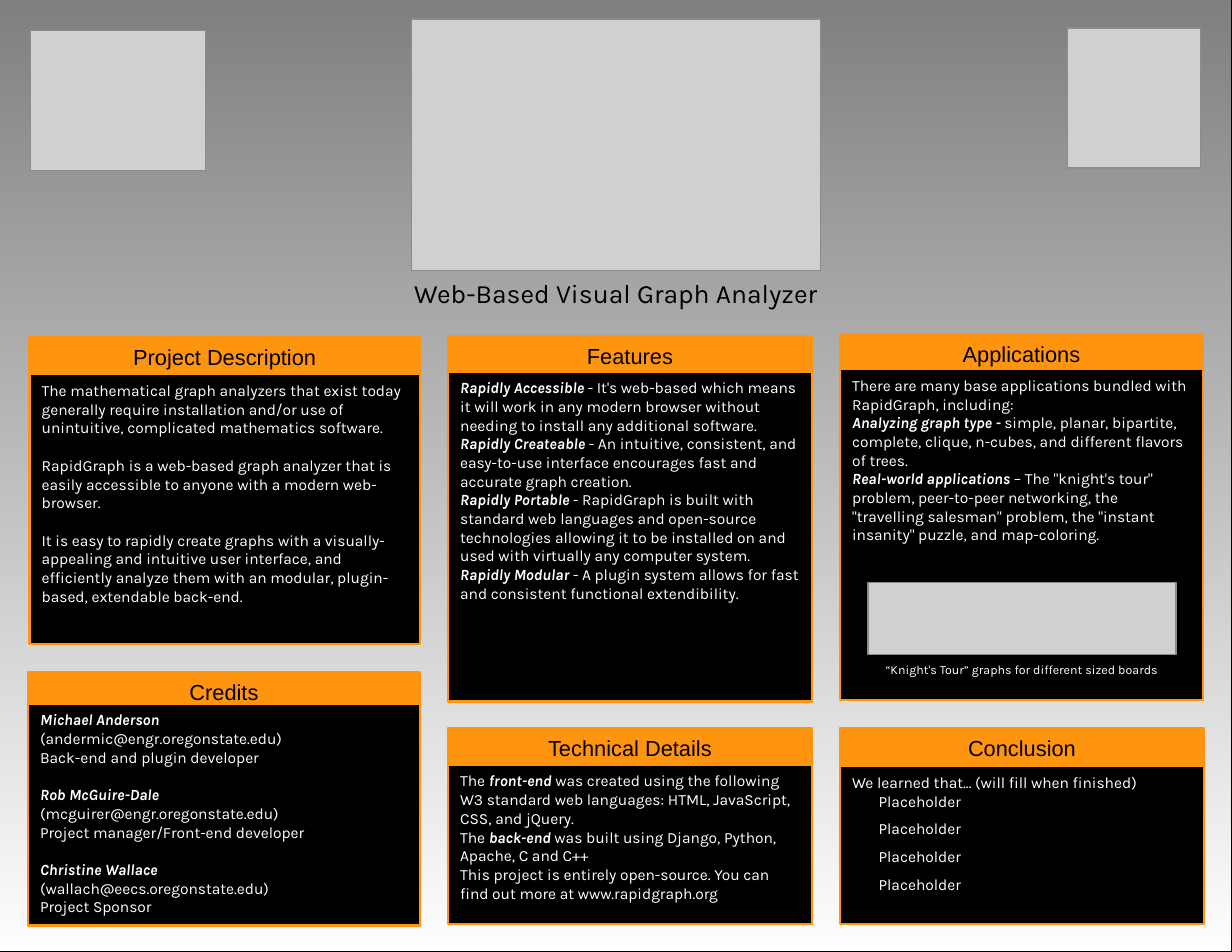
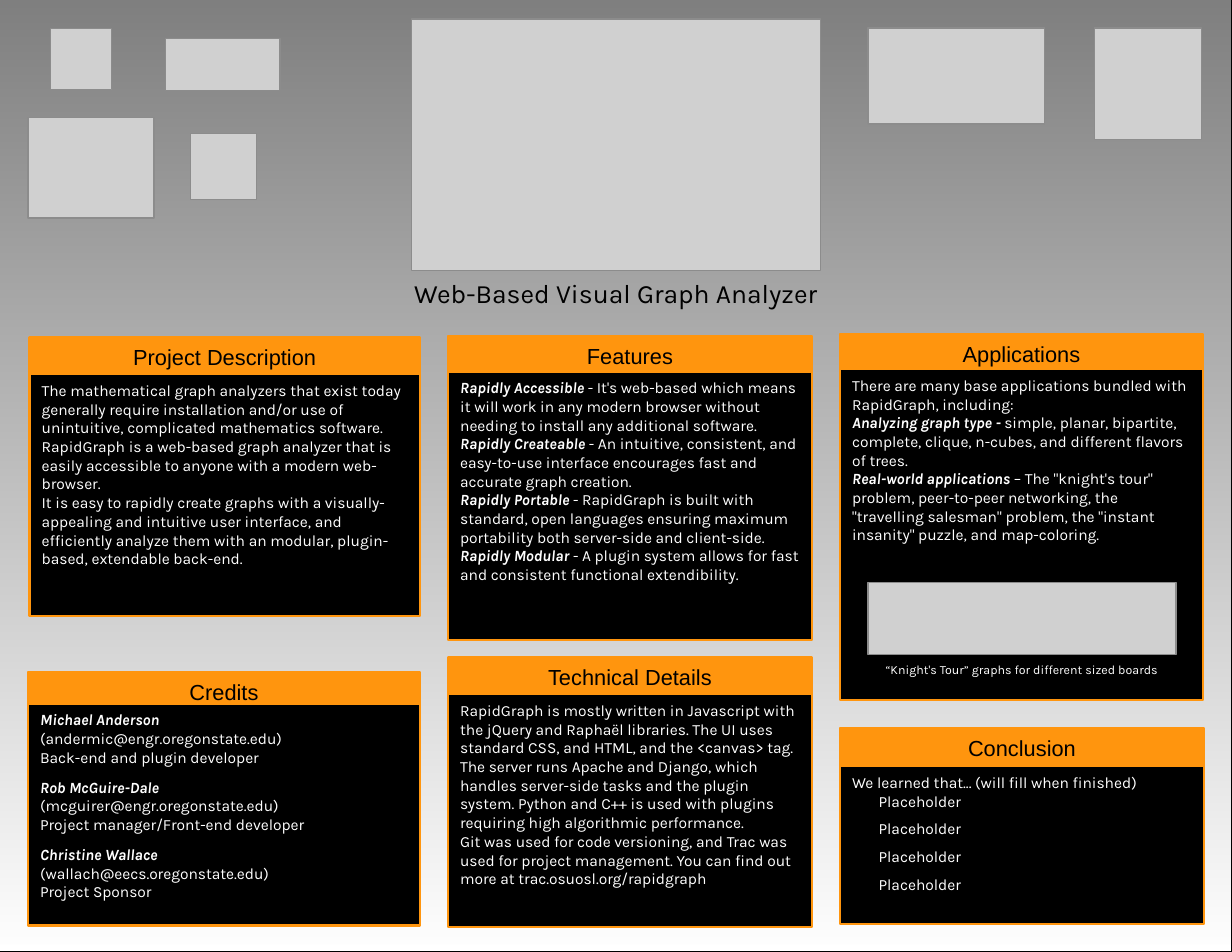
Before and after one commit to robatron/RapidGraph, a slide deck: slide 1 of docs/poster/poster.odp. Drawn at 1232x952 pixels with LibreOffice and Linux fonts; fonts in the diff are those of the drawing; grey boxes stand for pictures. Boxes give left, top, right and bottom in pixels: in the first picture for what was removed or moved away, otherwise in the second. Text is boxed around its words. In the diff, an @@ line names an element or a change of style, - is before the commit and + after.

Commit message:
Finished version 2 of poster, started work on js graph.

```diff
--- a/docs/poster/poster.odp
+++ b/docs/poster/poster.odp
@@ picture: place and size @@
-picture at box(31, 31, 206, 171)
+picture at box(50, 29, 112, 91)
@@ picture added at box(868, 28, 1044, 124) @@
@@ picture: place and size @@
-picture at box(1067, 28, 1201, 168)
+picture at box(1095, 28, 1202, 140)
@@ picture added at box(166, 38, 280, 90) @@
@@ picture added at box(28, 118, 153, 218) @@
@@ picture added at box(190, 133, 256, 199) @@
@@ rectangle "The mathematical graph analyzers that ...": place and size @@
-rectangle "The mathematical graph analyzers that ..." at box(29, 374, 420, 644)
+rectangle "The mathematical graph analyzers that ..." at box(29, 374, 420, 616)
@@ rectangle "Rapidly Accessible - It's web-based ...": place and size @@
-rectangle "Rapidly Accessible - It's web-based ..." at box(448, 372, 812, 702)
+rectangle "Rapidly Accessible - It's web-based ..." at box(448, 372, 812, 641)
@@ text in rectangle at box(460, 494, 788, 547): text changed @@
-Rapidly Portable - RapidGraph is built with standard web languages and open-source technologies allowing it to be installed on and used with virtually any computer system.
+Rapidly Portable - RapidGraph is built with standard, open languages ensuring maximum portability both server-side and client-side.
@@ rectangle "Technical Details": place and size @@
-rectangle "Technical Details" at box(448, 728, 812, 791)
+rectangle "Technical Details" at box(448, 657, 812, 726)
@@ rectangle "RapidGraph is mostly written in ...": place and size @@
-rectangle "RapidGraph is mostly written in ..." at box(448, 765, 812, 924)
+rectangle "RapidGraph is mostly written in ..." at box(448, 694, 812, 927)
@@ text in rectangle at box(460, 705, 795, 888): text changed @@
-The front-end was created using the following W3 standard web languages: HTML, JavaScript, CSS, and jQuery.
-The back-end was built using Django, Python, Apache, C and C++
-This project is entirely open-source. You can find out more at www.rapidgraph.org
+RapidGraph is mostly written in Javascript with the jQuery and Raphaël libraries. The UI uses standard CSS, and HTML, and the <canvas> tag.
+The server runs Apache and Django, which handles server-side tasks and the plugin system. Python and C++ is used with plugins requiring high algorithmic performance.
+Git was used for code versioning, and Trac was used for project management. You can find out more at trac.osuosl.org/rapidgraph
```
Also in this commit, not shown: 38 other files.
